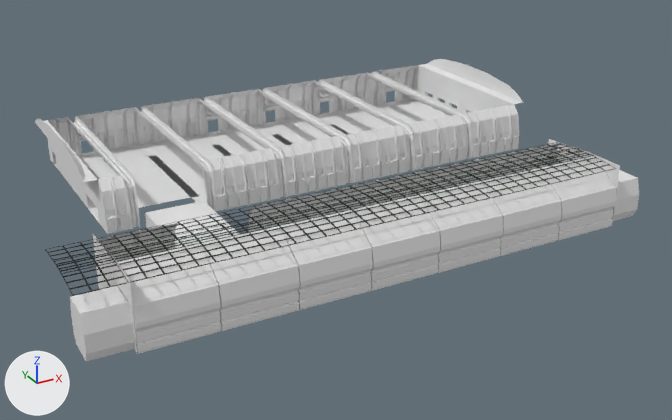
Before and after pictures for a commit that changed the Blender file Assets/Models/Blender/BorderTrainstationMain.blend.
Rendered twice from a 50 mm lens placed at (-52.1, -200.2, 81.6), pointed at (41.6, -29.7, -3.6). Lighting does not change. The marker at lower left points along +X, +Y and +Z.
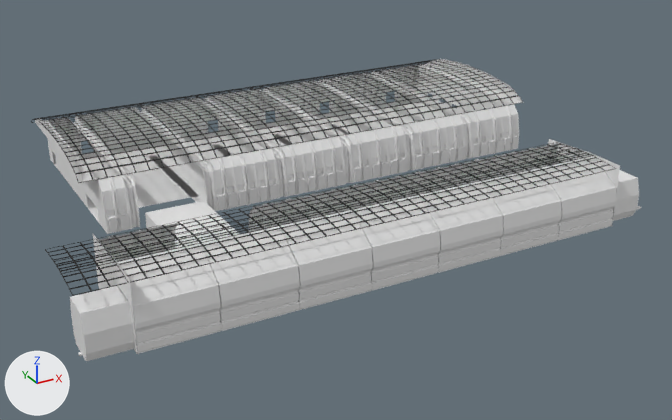
Pixel boxes (x1, y1, x2, y2) of what changed, in the pictures (672 x 420 px):
'Ceiling', shown: after (31, 59, 523, 183)

Edits to the bpy script that builds the scene:
```text
Change ob_ceiling:
    remove ob_ceiling.hide_set(True)  # its collection is switched off
```
